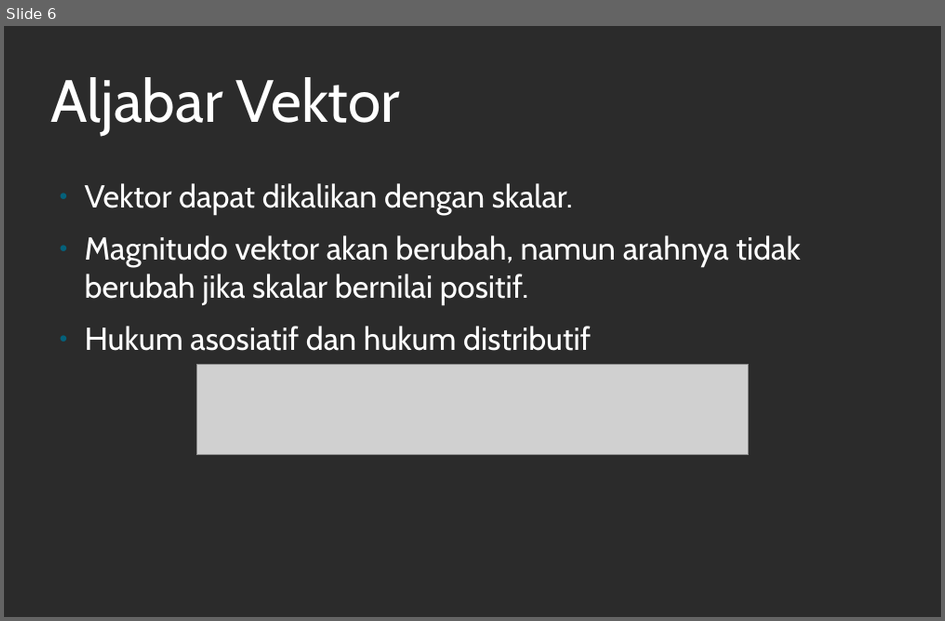
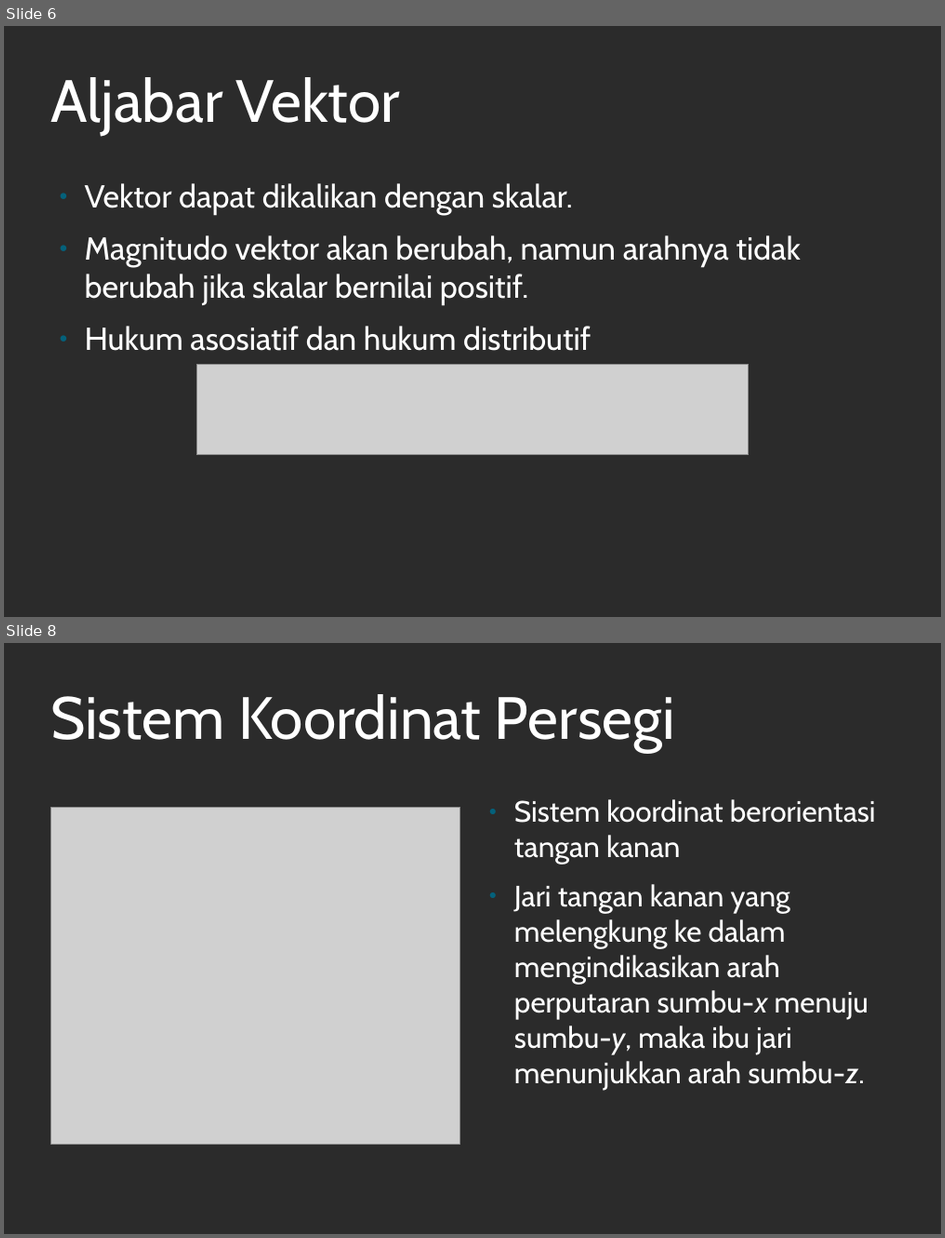
Before and after one commit to miftanurfarid/EL1208_medan_elektromagnetik, a slide deck: 01_analisis_vektor.odp. Shown one above the other, each under a label of ours: slide 6 before the commit, slides 6 and 8 after it; the slides between them are not shown. The pictures are 945x621 and 945x1238 pixels, drawn with LibreOffice and Linux fonts; fonts in the diff are those of the drawing; grey boxes stand for pictures; background and template pictures are left out; a plain dark background stands for a picture behind light text. Boxes give left, top, right and bottom in pixels: in the first picture for what was removed or moved away, otherwise in the second. Text is boxed around its words. In the diff, an @@ line names an element or a change of style, - is before the commit and + after.

```diff
--- a/01_analisis_vektor.odp
+++ b/01_analisis_vektor.odp
@@ slide 8 added at box(4, 643, 941, 1234), background picture (left out) @@
@@ title added at box(50, 694, 675, 753), 60 pt, text #FFFFFF @@
+Sistem Koordinat Persegi
@@ picture added at box(51, 807, 461, 1143) @@
@@ text added at box(515, 799, 876, 1089), 29.6 pt, text #FFFFFF @@
+● Sistem koordinat berorientasi tangan kanan
+● Jari tangan kanan yang melengkung ke dalam mengindikasikan arah perputaran sumbu-x menuju sumbu-y, maka ibu jari menunjukkan arah sumbu-z.
```
Also in this commit, not shown: 1 slide changed, 2 other slides added.
